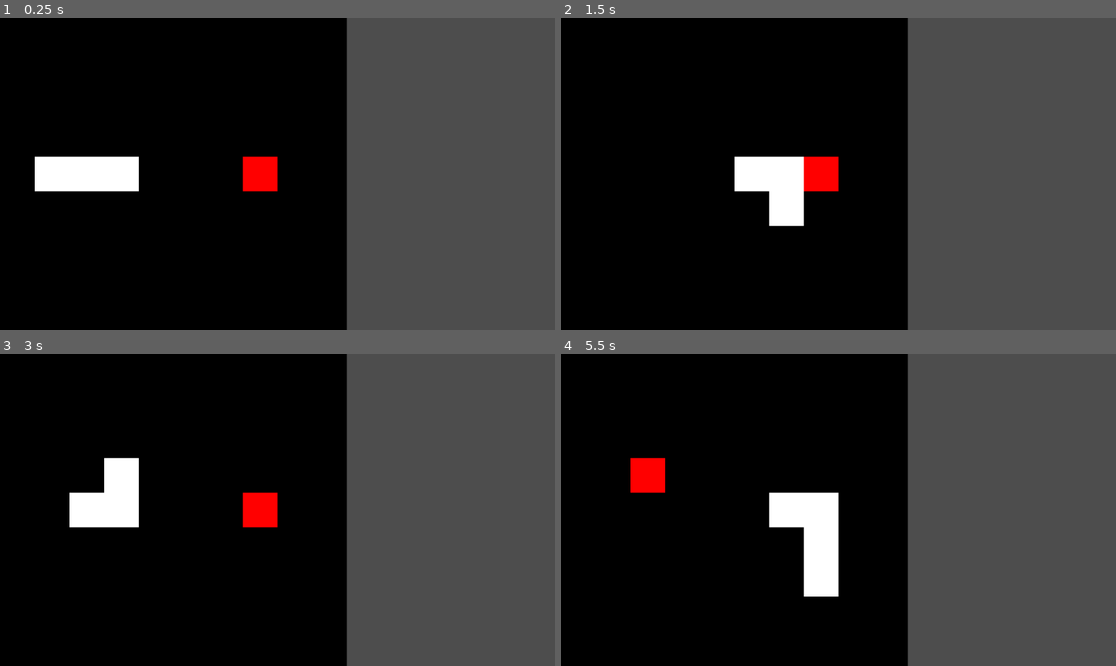
Above: before the commit, frames 1-4 (two rows, left to right).
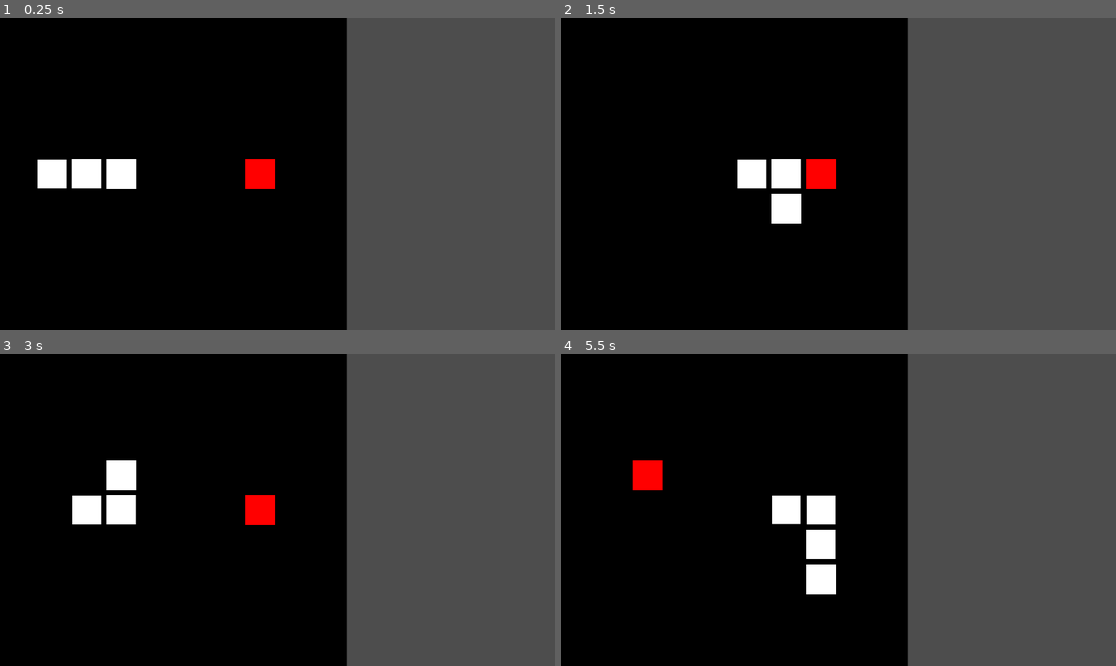
Above: after the commit, the same moments.

Repository: aaronnoyes/snkae2
Game: Godot game, scene res://main.tscn
Two runs of this game, one before a commit and one after it. Both use one fixed random seed, a clock stepped at 60 frames per second and the inputs below.
Inputs:
- Up to frame 1 (0.25 s): no input
- Up to frame 2 (1.5 s): tap Enter at 0.5 s; hold Right (ui_right) 0.53-1.28 s; hold Down (ui_down) from 1.28 s (still down)
- Up to frame 3 (3 s): release Down (ui_down) at 2.03 s; hold Right (ui_right) 2.03-2.78 s; hold Up (ui_up) from 2.78 s (still down)
- Up to frame 4 (5.5 s): release Up (ui_up) at 3.53 s; hold Left (ui_left) 3.53-5.03 s; hold Down (ui_down) from 5.03 s (still down)

The runs differ from the first frame. In frame 1, 0.9% of the frame differs, in the area x 6-51%, y 44-56%; in frame 2, 0.9%; in frame 3, 0.9%; in frame 4, 1.2%, in the area x 12-51%, y 33-78%.

Commit message:
scaling snake size

Diff:
--- a/config.gd
+++ b/config.gd
@@ -2,11 +2,15 @@
 
 var width = 10
 var height = 9
-var cell_size = 64
+var cell_size = 64.0
 
 var speed = 5.0
 
 var num_apples = 1
+
+var min_gap = 5.0
+var max_gap = float(cell_size / 4)
+var gap_step = 0.5
 
 var bg_color = Color.BLACK
 var snake_color = Color.WHITE
--- a/game.gd
+++ b/game.gd
@@ -96,9 +96,10 @@
 
 func draw_apples() -> void:
 	for apple in apples:
-		var x = apple.x * Config.cell_size
-		var y = apple.y * Config.cell_size
-		var size = Config.cell_size
+		var gap = Config.min_gap
+		var size = Config.cell_size - 2*gap
+		var x = apple.x * Config.cell_size + gap
+		var y = apple.y * Config.cell_size + gap
 		var rect = Rect2(x, y, size, size)
 		draw_rect(rect, Config.apple_color)
 
@@ -109,12 +110,19 @@
 	draw_rect(rect, Config.bg_color)
 
 func draw_snake() -> void:
-	for segment in segments:
-		var x = segment.x * Config.cell_size
-		var y = segment.y * Config.cell_size
-		var size = Config.cell_size
-		var rect = Rect2(x, y, size, size)
-		draw_rect(rect, Config.snake_color)
+	for index in range(segments.size()):
+		draw_segment(index)
+
+func draw_segment(index: int) -> void:
+	var reversed_index = segments.size() - 1 - index
+	var intended_gap = Config.min_gap + reversed_index*Config.gap_step
+	var gap = intended_gap if intended_gap <= Config.max_gap else Config.max_gap
+	var size = Config.cell_size - 2*gap
+	var segment = segments[index]
+	var x = segment.x * Config.cell_size + gap
+	var y = segment.y * Config.cell_size + gap
+	var rect = Rect2(x, y, size, size)
+	draw_rect(rect, Config.snake_color)
 
 func get_point_index(point: Vector2, targets: Array[Vector2]) -> int:
 	for index in range(targets.size()):
